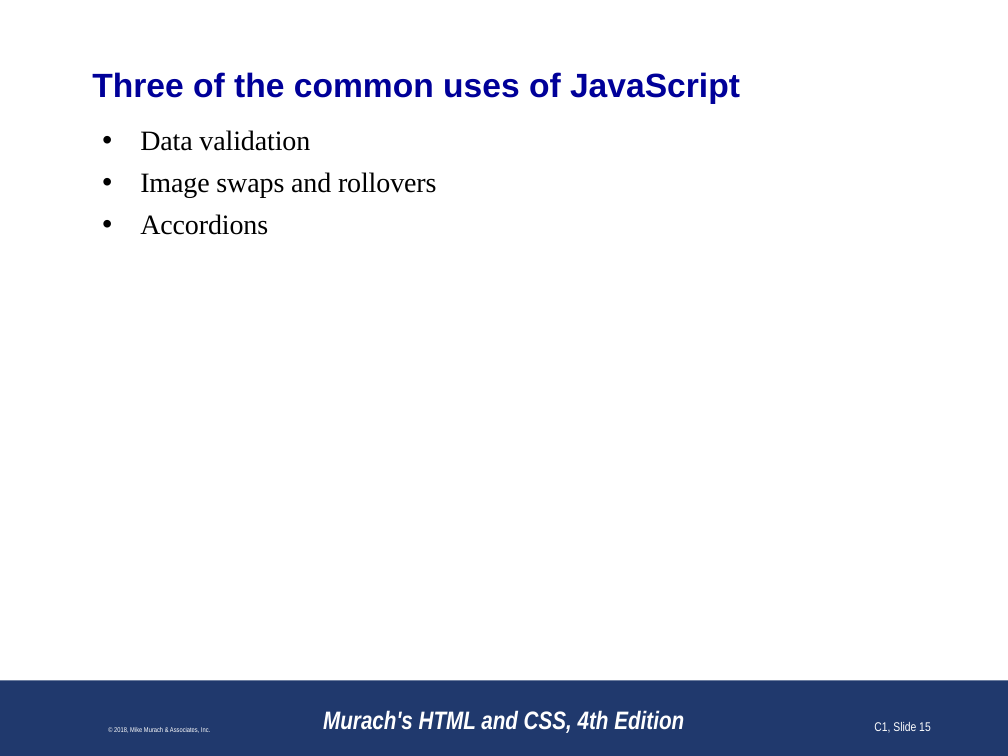
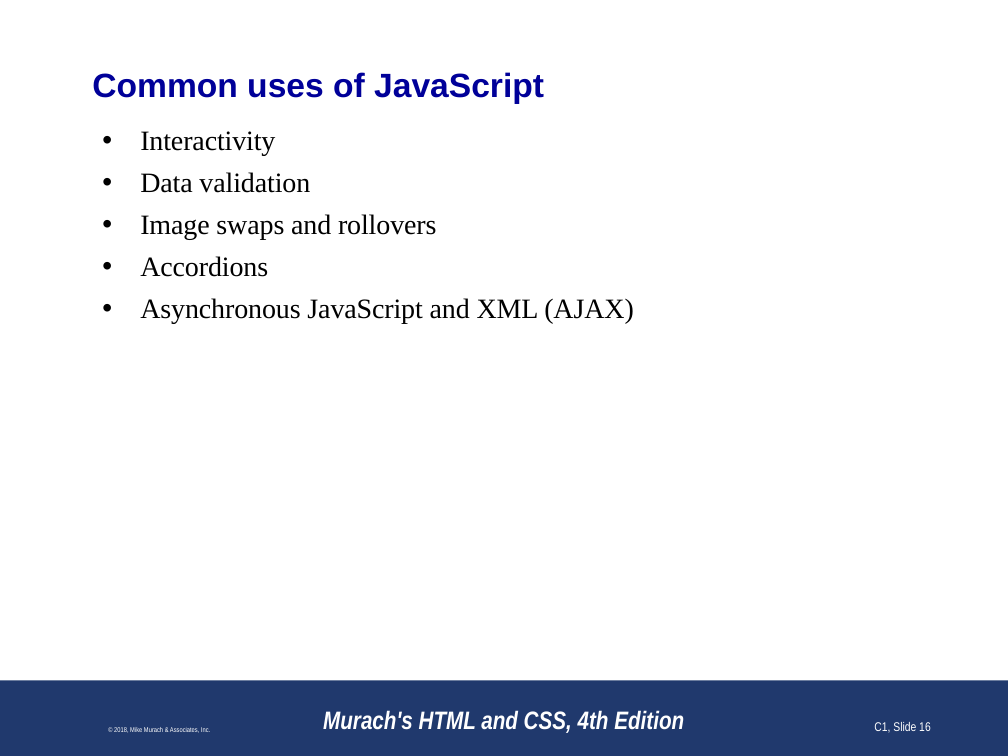
Before and after one commit to paulsmithkc/awd1000_base_lab_and_homework, a slide deck: slide 16 of murach_html_4e/slides/Chapter 1 slides (Revised).pptx (slide 15 before the commit). Drawn at 1008x756 pixels with LibreOffice and Linux fonts; fonts in the diff are those of the drawing; background and template pictures are left out. Boxes give left, top, right and bottom in pixels: in the first picture for what was removed or moved away, otherwise in the second. Text is boxed around its words. In the diff, an @@ line names an element or a change of style, - is before the commit and + after.

```diff
--- a/murach_html_4e/slides/Chapter 1 slides (Revised).pptx
+++ b/murach_html_4e/slides/Chapter 1 slides (Revised).pptx
@@ title at bbox=[92, 72, 544, 104]: text changed @@
-Three of the common uses of JavaScript
+Common uses of JavaScript
@@ text at bbox=[140, 131, 275, 156]: paragraph added @@
+• Interactivity
@@ text at bbox=[140, 298, 634, 324]: paragraph added @@
+• Asynchronous JavaScript and XML (AJAX)
```
Also in this commit, not shown: 21 other slides changed.
